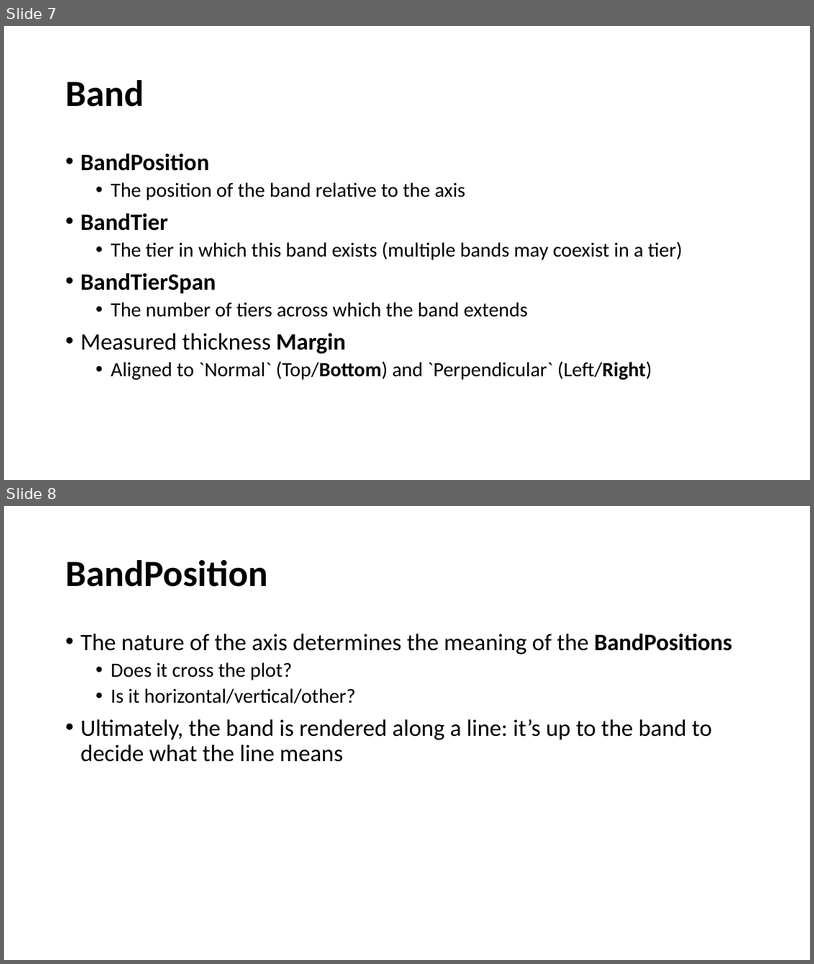
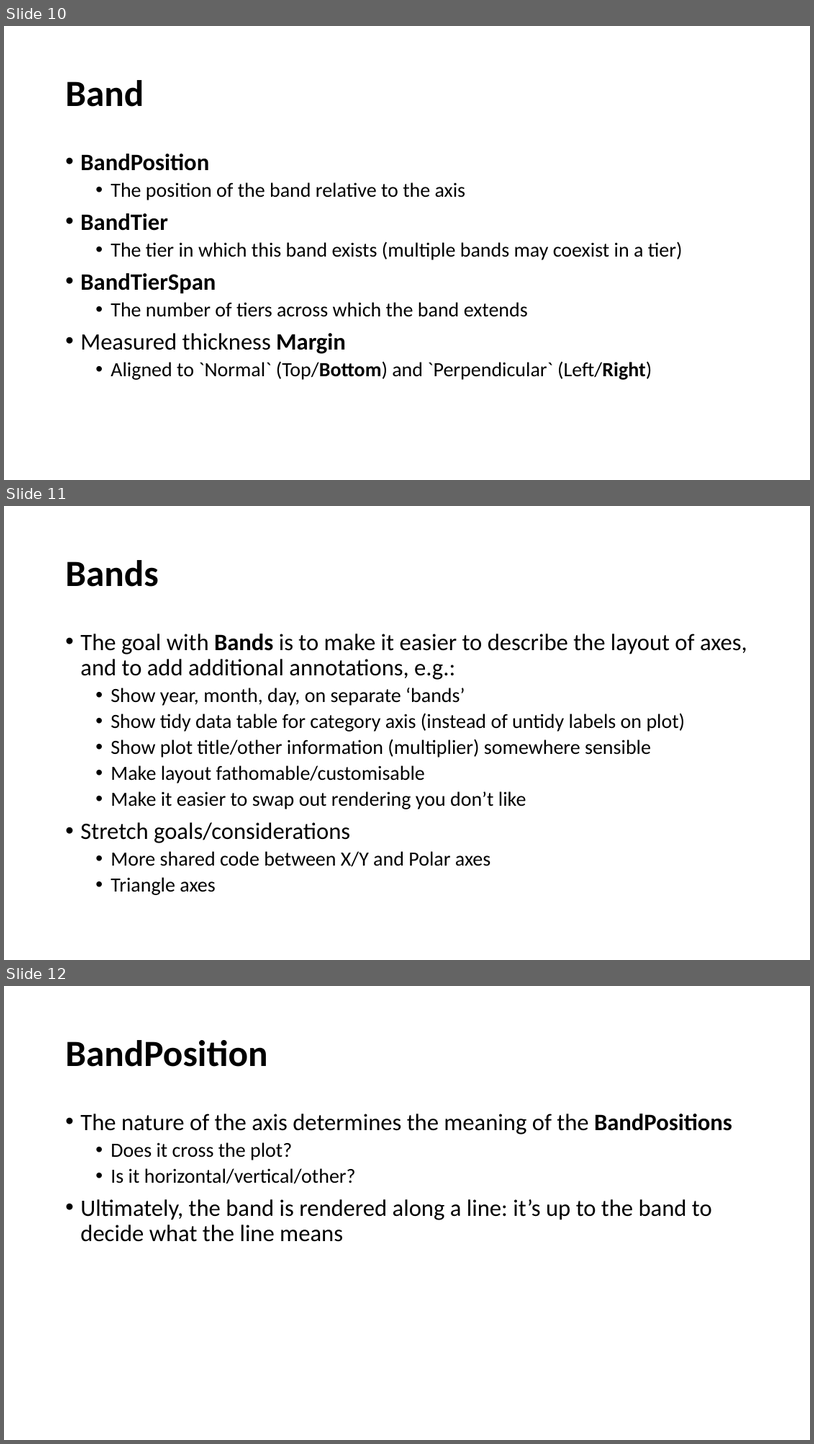
Before and after one commit to VisualMelon/oxyplot, a slide deck: Source/OxyPlot/Axes/ComposableAxis/Composable Axis.pptx. Shown one above the other, each under a label of ours: slides 7 and 8 before the commit, slides 10, 11 and 12 after it. The pictures are 814x964 and 814x1444 pixels, drawn with LibreOffice and Linux fonts; fonts in the diff are those of the drawing. Boxes give left, top, right and bottom in pixels: in the first picture for what was removed or moved away, otherwise in the second. Text is boxed around its words. In the diff, an @@ line names an element or a change of style, - is before the commit and + after.

```diff
--- a/Source/OxyPlot/Axes/ComposableAxis/Composable Axis.pptx
+++ b/Source/OxyPlot/Axes/ComposableAxis/Composable Axis.pptx
@@ slide 11 added at box(4, 506, 810, 960), background #FFFFFF @@
@@ title added at box(65, 560, 158, 587), 44 pt, text #000000, bold @@
+Bands
@@ text added at box(80, 633, 748, 895), 24 pt, text #000000 @@
+• The goal with Bands is to make it easier to describe the layout of axes, and to add additional annotations, e.g.:
+  • Show year, month, day, on separate ‘bands’
+  • Show tidy data table for category axis (instead of untidy labels on plot)
+  • Show plot title/other information (multiplier) somewhere sensible
+  • Make layout fathomable/customisable
+  • Make it easier to swap out rendering you don’t like
+• Stretch goals/considerations
+  • More shared code between X/Y and Polar axes
+  • Triangle axes
@@ what was slide 7 is now slide 10 @@
@@ what was slide 8 is now slide 12 @@
```
Also in this commit, not shown: 7 slides changed, 7 other slides added.
